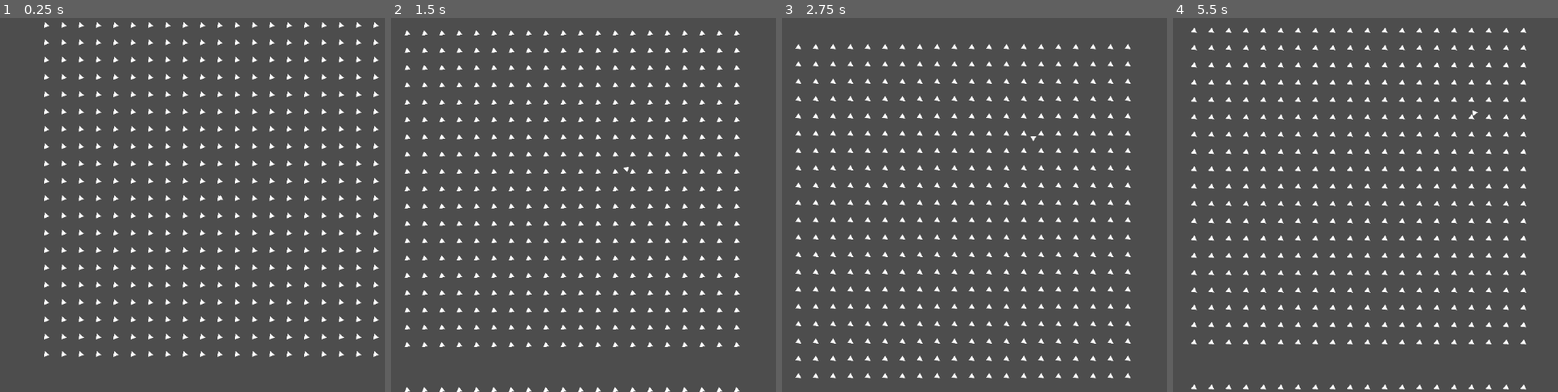
Above: before the commit, frames 1-4 (left to right).
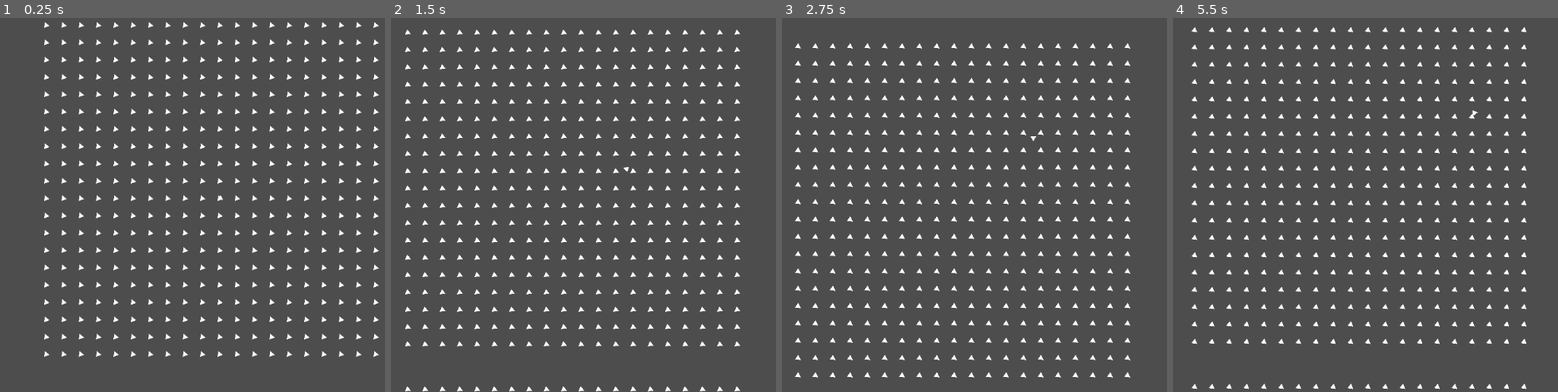
Above: after the commit, the same moments.

Repository: mnumanuyar/2d_plane_swarm_sim
Game: Godot game, scene res://scenes/game.tscn
The game is run twice, just before and just after one commit, with the same random seed, the same clock (stepped at 60 frames per second) and the same inputs.
Inputs:
- Up to frame 1 (0.25 s): no input
- Up to frame 2 (1.5 s): hold Right (ui_right) 0.53-1.28 s; hold Left (ui_left) from 1.28 s (still down)
- Up to frame 3 (2.75 s): release Left (ui_left) at 2.03 s; hold Right (ui_right) from 2.03 s (still down)
- Up to frame 4 (5.5 s): release Right (ui_right) at 3.53 s; hold Left (ui_left) from 3.53 s (still down)

The runs differ from the first frame. In frame 1, 0.9% of the frame differs, in the area x 11-99%, y 1-91%; in frame 2, 4.1%, in the area x 3-91%, y 3-100%; in frame 3, 4.0%; in frame 4, 3.8%.

Commit message:
add basic conttroller

Diff:
--- a/scenes/plane.tscn
+++ b/scenes/plane.tscn
@@ -1,7 +1,8 @@
-[gd_scene load_steps=3 format=3 uid="uid://otkfkfkmg7sl"]
+[gd_scene load_steps=4 format=3 uid="uid://otkfkfkmg7sl"]
 
 [ext_resource type="Script" path="res://scripts/plane_movement.gd" id="1_2q3x7"]
 [ext_resource type="Texture2D" uid="uid://2ephjneidbsw" path="res://assets/plane.png" id="2_bp10q"]
+[ext_resource type="Script" path="res://scripts/Controller.gd" id="3_ick6l"]
 
 [node name="CharacterBody2D" type="CharacterBody2D"]
 motion_mode = 1
@@ -12,3 +13,6 @@
 position = Vector2(0, 4.76837e-07)
 scale = Vector2(0.3, 0.3)
 texture = ExtResource("2_bp10q")
+
+[node name="Controller" type="Node" parent="."]
+script = ExtResource("3_ick6l")
--- /dev/null
+++ b/scripts/Controller.gd
@@ -0,0 +1,12 @@
+extends Node
+@onready var target = $".."
+
+# Called when the node enters the scene tree for the first time.
+func _ready():
+	pass # Replace with function body.
+
+
+# Called every frame. 'delta' is the elapsed time since the previous frame.
+func _process(_delta):
+	target.rotation_direction = -1;
+	pass
--- a/scripts/plane_movement.gd
+++ b/scripts/plane_movement.gd
@@ -8,7 +8,7 @@
 
 
 func _physics_process(delta):
-	rotation_direction = clamp(rotation_direction, 1, -1)
+	rotation_direction = clamp(rotation_direction,-1,1)
 	if get_meta("controllable"):
 		rotation_direction = Input.get_axis("ui_left", "ui_right")
 
